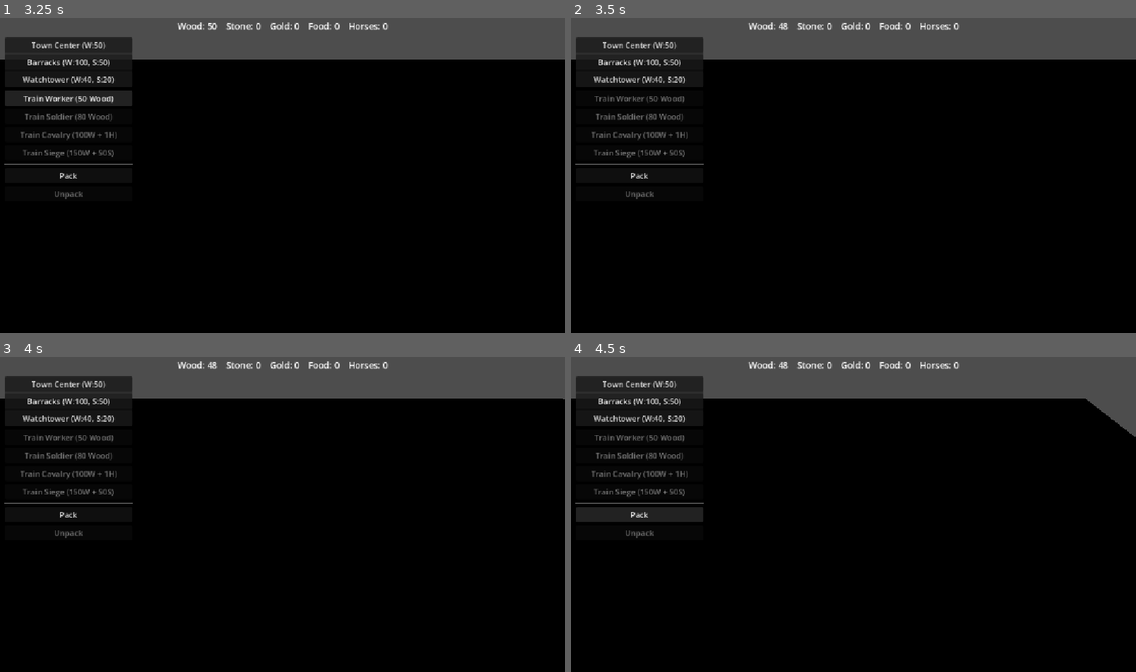
Above: before the commit, frames 1-4 (two rows, left to right).
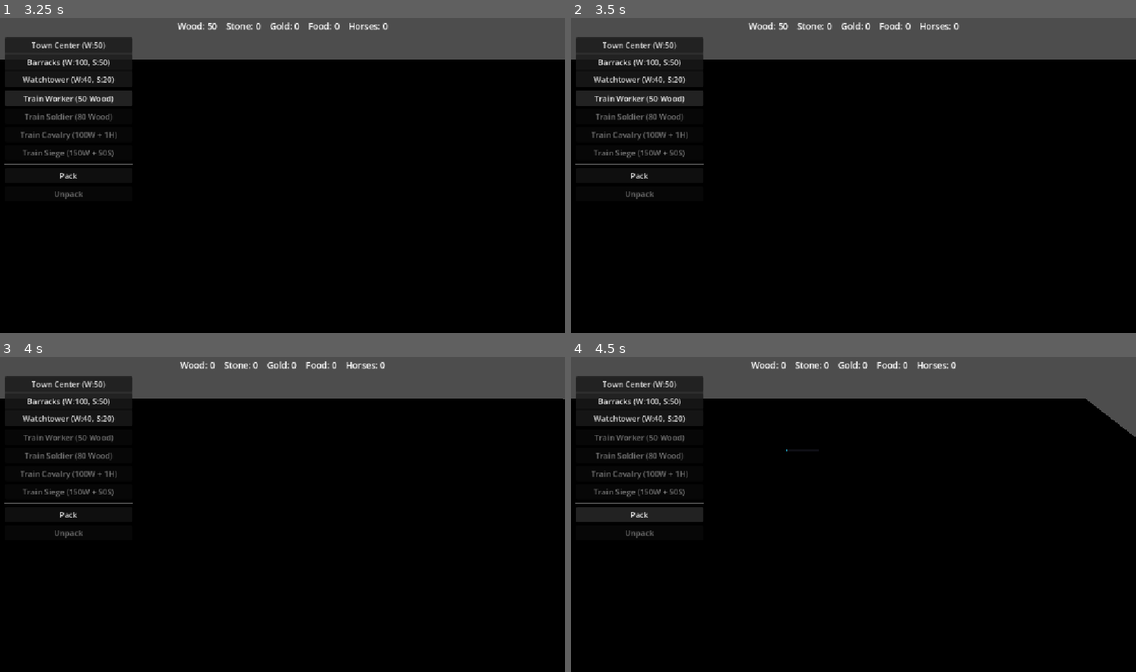
Above: after the commit, the same moments.

Repository: Ferrum-t/RTS-Game
Game: Godot game, scene res://Scenes/World/World.tscn
Same seed, same stepped clock (60 frames per second), same inputs: the game is played once before the commit and once after it.
Inputs (mouse positions are in pixels of both pictures, inside the frame that each line leads up to):
- Up to frame 1 (3.25 s): click "Town Center (W:50)" at 0.5 s; click "Barracks (W:100, S:50)" at 1.25 s; click "Watchtower (W:40, S:20)" at 2 s; click "Train Worker (50 Wood)" at 2.75 s
- Up to frame 2 (3.5 s): no input
- Up to frame 3 (4 s): tap Enter at 3.5 s; move the mouse to (406, 498) at 3.52 s; hold D (move_right) from 3.53 s (still down); tap C at 3.6 s; click (406, 498) at 3.67 s
- Up to frame 4 (4.5 s): release D (move_right) at 4.25 s; click "Pack" at 4.25 s

Frame 1 is identical in both runs. In frame 2, 1.1% of the frame differs, in the area x 0-39%, y 1-28%; in frame 3, 0.5%; in frame 4, 0.5%.

Commit message:
Stage 1: BaseUnit team deposit + MatchManager Economic AI mode + EcoAI controller

Diff:
--- a/Scripts/AI/EconomicAIController.gd
+++ b/Scripts/AI/EconomicAIController.gd
@@ -3,8 +3,7 @@
 class_name EconomicAIController
 
 ## Stage 1 — threshold economic AI for one team (default team 1).
-## DECISION only: harvest / build / produce / attack threshold.
-## EXECUTION via ResourceManager, ConstructionManager, TownCenter/Barracks, Order/EnemyAIComponent.
+## DECISION only. EXECUTION via shared systems.
 
 @export var team_id: int = 1
 @export var desired_worker_count: int = 4
@@ -55,27 +54,23 @@
 	if tc == null:
 		return
 
-	# Workers first
 	if workers.size() < desired_worker_count and tc is TownCenter:
 		var tcn := tc as TownCenter
 		if not tcn.is_training and tcn.is_deployed():
 			if tcn.try_train_worker():
 				print("[AI_ECO] training Worker")
 
-	# Barracks
 	var barracks := _team_barracks()
 	if barracks == null:
 		_try_build_barracks(tc)
 		return
 
-	# Soldiers
 	if barracks is Barracks:
 		var b := barracks as Barracks
 		if not b.is_training:
 			if b.try_train_soldier():
 				print("[AI_ECO] training Soldier")
 
-	# Attack
 	soldiers = _team_soldiers()
 	if soldiers.size() >= attack_threshold:
 		if not _attack_issued:
@@ -132,14 +127,11 @@
 		need_stone = true
 	var best: BaseResource = null
 	var best_d := INF
-	var scene := get_tree().current_scene
-	if scene == null:
-		return null
-	for n in scene.get_children():
+	for n in u.get_tree().get_nodes_in_group("Resource"):
 		if not (n is BaseResource):
 			continue
 		var r := n as BaseResource
-		if r.amount_left <= 0:
+		if r.resource_amount <= 0:
 			continue
 		var is_stone := int(r.resource_type) == BaseResource.Type.STONE
 		if need_stone and not is_stone:
@@ -152,9 +144,8 @@
 			best = r
 	if best != null:
 		return best
-	# fallback any resource
-	for n in scene.get_children():
-		if n is BaseResource and (n as BaseResource).amount_left > 0:
+	for n in u.get_tree().get_nodes_in_group("Resource"):
+		if n is BaseResource and (n as BaseResource).resource_amount > 0:
 			return n as BaseResource
 	return null
 
@@ -202,26 +193,16 @@
 
 func _team_workers() -> Array:
 	var out: Array = []
-	var um := get_node_or_null("/root/UnitManager")
-	var list: Array = um.units if um != null else []
-	if list.is_empty():
-		var scene := get_tree().current_scene
-		if scene:
-			for n in scene.get_nodes_in_group("Unit"):
-				list.append(n)
-	for u in list:
-		if u is Worker and int(u.team_id) == team_id:
-			if u.unit_state != BaseUnit.UnitState.DEAD:
-				out.append(u)
+	for n in get_tree().get_nodes_in_group("Unit"):
+		if n is Worker and int(n.team_id) == team_id:
+			if n.unit_state != BaseUnit.UnitState.DEAD:
+				out.append(n)
 	return out
 
 
 func _team_soldiers() -> Array:
 	var out: Array = []
-	var scene := get_tree().current_scene
-	if scene == null:
-		return out
-	for n in scene.get_nodes_in_group("Unit"):
+	for n in get_tree().get_nodes_in_group("Unit"):
 		if not (n is BaseUnit):
 			continue
 		var u := n as BaseUnit
--- a/Scripts/Systems/MatchManager.gd
+++ b/Scripts/Systems/MatchManager.gd
@@ -1,9 +1,8 @@
 extends Node
 
 ## M9 — Playable Match Loop.
-## Owns match state only. Does not drive movement, orders, harvest, or combat.
-## Phase 7: wires EnemyAIComponent + EnemySpawner for team 1.
-## Phase 8.0: also spawns a player Watchtower on the enemy approach path.
+## Stage 1: Economic AI opponent (T1) is default pressure source.
+## EnemySpawner remains available as Pressure Test Mode (disabled by default).
 
 enum MatchState {
 	PLAYING,
@@ -13,6 +12,10 @@
 
 var state: MatchState = MatchState.PLAYING
 
+## true = Economic AI (Stage 1). false = classic wave Pressure Test Mode.
+@export var use_economic_ai: bool = true
+@export var pressure_test_waves: bool = false
+
 var _player_had_building: bool = false
 var _enemy_had_building: bool = false
 var _result_label: Label = null
@@ -20,14 +23,15 @@
 const TOWN_CENTER_SCENE := preload("res://Scenes/Buildings/TownCenter.tscn")
 const WATCHTOWER_SCENE := preload("res://Scenes/Buildings/Watchtower.tscn")
 const SOLDIER_SCENE := preload("res://Scenes/Units/soldier.tscn")
-
-## Near existing Workers at (7,0,0) / (10,0,0)
+const WORKER_SCENE := preload("res://Scenes/Units/worker.tscn")
+
 const PLAYER_TC_POS := Vector3(2.0, 0.0, -2.0)
-## Approach side of player TC (toward enemy +Z) so F5 [TOWER] logs fire on march.
 const PLAYER_WATCHTOWER_OFFSET := Vector3(0.0, 0.0, 6.0)
-## Far from player start
 const ENEMY_TC_POS := Vector3(-18.0, 0.0, 12.0)
-const ENEMY_SOLDIER_OFFSET := Vector3(3.5, 0.0, 0.0)
+const ENEMY_WORKER_OFFSETS := [
+	Vector3(2.5, 0.0, 1.0),
+	Vector3(3.5, 0.0, -1.0),
+]
 const ENEMY_SPAWNER_OFFSET := Vector3(2.0, 0.0, 4.0)
 
 
@@ -44,56 +48,70 @@
 	if scene == null:
 		return
 
-	# Player Town Center (team 0)
 	var player_tc: Node3D = TOWN_CENTER_SCENE.instantiate()
 	player_tc.name = "TownCenter"
 	player_tc.team_id = 0
 	player_tc.position = PLAYER_TC_POS
 	scene.add_child(player_tc)
 
-	# Player Watchtower (Phase 8.0) — covers the enemy march onto player TC
 	var player_wt: Node3D = WATCHTOWER_SCENE.instantiate()
 	player_wt.name = "Watchtower"
 	player_wt.team_id = 0
 	player_wt.position = PLAYER_TC_POS + PLAYER_WATCHTOWER_OFFSET
 	scene.add_child(player_wt)
 
-	# Enemy Town Center (team 1) — readable name for logs / polish
 	var enemy_tc: Node3D = TOWN_CENTER_SCENE.instantiate()
 	enemy_tc.name = "EnemyTownCenter"
 	enemy_tc.team_id = 1
 	enemy_tc.position = ENEMY_TC_POS
 	scene.add_child(enemy_tc)
 
-	# Enemy Soldier (team 1) + AI brain
 	var units_parent: Node = scene.get_node_or_null("Units")
 	if units_parent == null:
 		units_parent = scene
-	var soldier: Node3D = SOLDIER_SCENE.instantiate()
-	soldier.name = "EnemySoldier_0"
-	soldier.team_id = 1
-	units_parent.add_child(soldier)
-	soldier.global_position = ENEMY_TC_POS + ENEMY_SOLDIER_OFFSET
-	if soldier is BaseUnit:
-		EnemyAIComponent.attach_to(soldier as BaseUnit, 24.0)
-
-	# Wave spawner — Balance Pass: midpoint tempo 30s, max_alive 6
-	# (values set here; EnemySpawner.gd defaults match — single source intent)
-	var spawner := EnemySpawner.new()
-	spawner.name = "EnemySpawner"
-	spawner.team_id = 1
-	spawner.spawn_interval = 30.0
-	spawner.first_spawn_delay = 30.0
-	spawner.wave_size = 1
-	spawner.max_wave_size = 3
-	spawner.max_units_alive = 6
-	spawner.escalate_after_waves = 3
-	spawner.unit_scene = SOLDIER_SCENE
-	spawner.position = ENEMY_TC_POS + ENEMY_SPAWNER_OFFSET
-	scene.add_child(spawner)
+
+	if use_economic_ai:
+		var i := 0
+		for off in ENEMY_WORKER_OFFSETS:
+			var w: Node3D = WORKER_SCENE.instantiate()
+			w.name = "AIWorker_%d" % i
+			if w is BaseUnit:
+				(w as BaseUnit).team_id = 1
+			units_parent.add_child(w)
+			w.global_position = ENEMY_TC_POS + off
+			i += 1
+
+		var eco := EconomicAIController.new()
+		eco.name = "EconomicAIController"
+		eco.team_id = 1
+		scene.add_child(eco)
+		print("MATCH: PLAYING Stage1 Economic AI (team1 TC+workers, waves OFF)")
+	else:
+		var soldier: Node3D = SOLDIER_SCENE.instantiate()
+		soldier.name = "EnemySoldier_0"
+		if soldier is BaseUnit:
+			(soldier as BaseUnit).team_id = 1
+		units_parent.add_child(soldier)
+		soldier.global_position = ENEMY_TC_POS + Vector3(3.5, 0.0, 0.0)
+		if soldier is BaseUnit:
+			EnemyAIComponent.attach_to(soldier as BaseUnit, 24.0)
+
+		var spawner := EnemySpawner.new()
+		spawner.name = "EnemySpawner"
+		spawner.team_id = 1
+		spawner.enabled = pressure_test_waves
+		spawner.spawn_interval = 30.0
+		spawner.first_spawn_delay = 30.0
+		spawner.wave_size = 1
+		spawner.max_wave_size = 3
+		spawner.max_units_alive = 6
+		spawner.escalate_after_waves = 3
+		spawner.unit_scene = SOLDIER_SCENE
+		spawner.position = ENEMY_TC_POS + ENEMY_SPAWNER_OFFSET
+		scene.add_child(spawner)
+		print("MATCH: PLAYING Pressure Test (waves=", pressure_test_waves, ")")
 
 	_ensure_result_label()
-	print("MATCH: PLAYING (player TC+Watchtower team 0, enemy TC+Soldier+AI team 1)")
 
 
 func _process(_delta: float) -> void:
